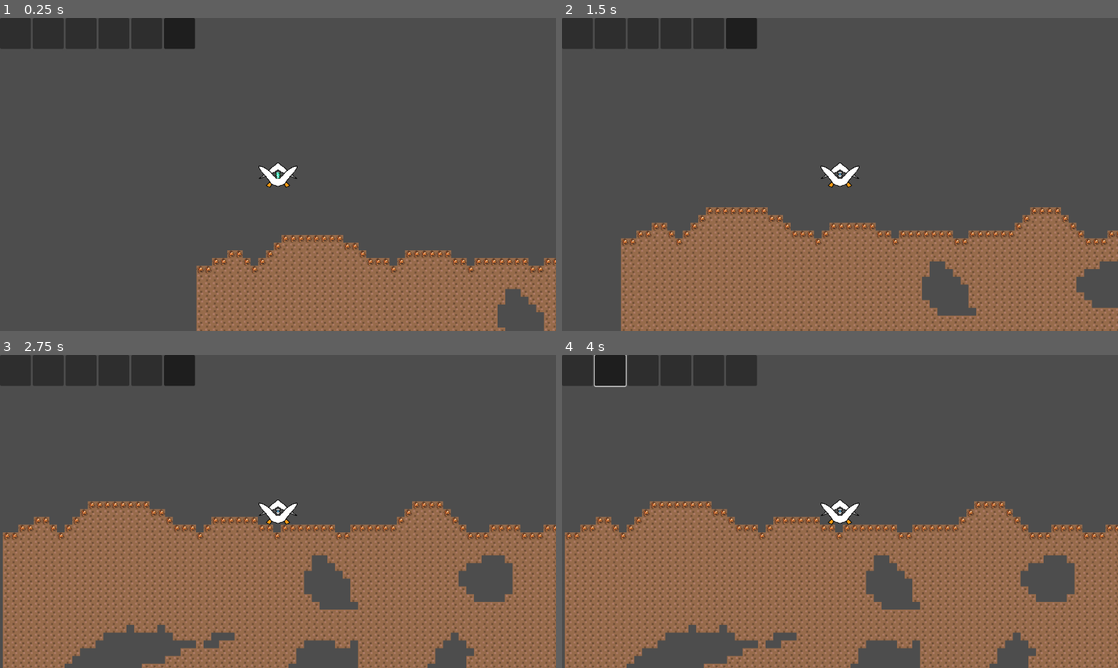
Above: before the commit, frames 1-4 (two rows, left to right).
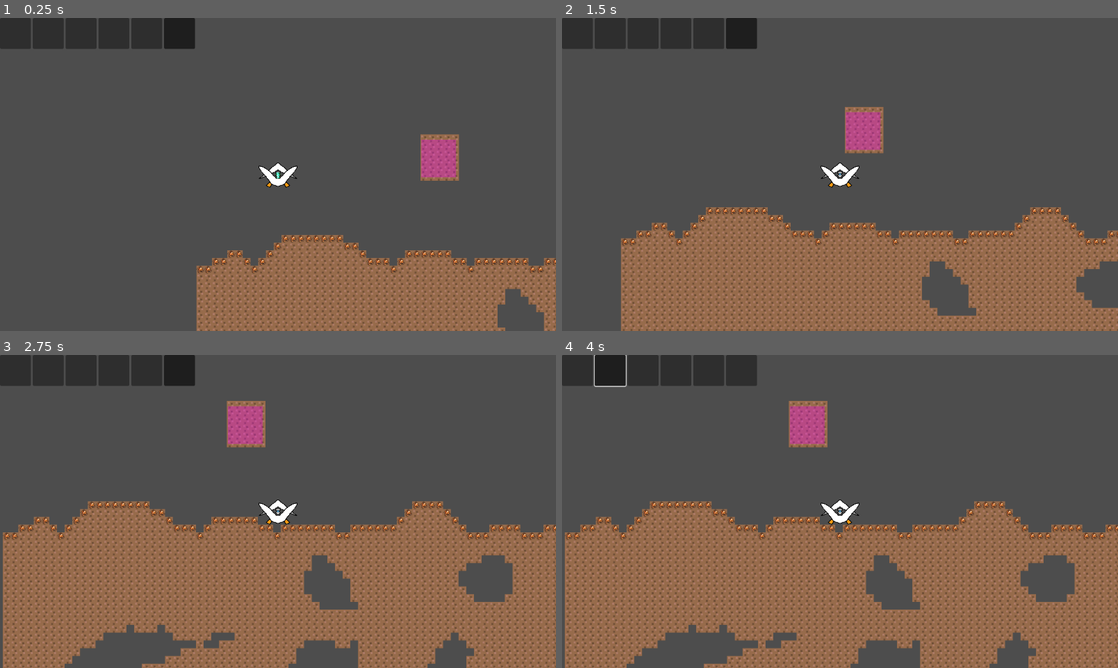
Above: after the commit, the same moments.

Repository: milana-94888u/curiostray
Game: Godot game, scene res://src/scenes/world/world.tscn
Same seed, same stepped clock (60 frames per second), same inputs: the game is played once before the commit and once after it.
Inputs (mouse positions are in pixels of both pictures, inside the frame that each line leads up to):
- Up to frame 1 (0.25 s): no input
- Up to frame 2 (1.5 s): move the mouse to (962, 158) at 0.52 s; hold D (right) from 0.53 s (still down); click (962, 158) at 0.67 s; tap Space (jump) at 0.77 s; move the mouse to (728, 190) at 1.27 s
- Up to frame 3 (2.75 s): tap Space (jump) at 1.52 s; move the mouse to (333, 442) at 2.02 s; release D (right) at 2.03 s; hold A (left) from 2.03 s (still down)
- Up to frame 4 (4 s): release A (left) at 2.75 s; click (578, 370) at 2.75 s; click (612, 370) at 3.5 s

The runs differ from the first frame. In frame 1, 1.0% of the frame differs, in the area x 75-83%, y 37-52%; in frame 2, 1.0%; in frame 3, 1.0%, in the area x 40-48%, y 14-30%; in frame 4, 1.0%.

Commit message:
prepare build block on buildings

Diff:
--- a/src/autoload/block_break_manager.gd
+++ b/src/autoload/block_break_manager.gd
@@ -9,3 +9,6 @@
 
 
 signal place_block(block: InventorySlot)
+
+
+signal blocking_body_set(collision_shape: CollisionShape2D)
--- /dev/null
+++ b/src/scenes/world/BuildBlockingBodiesManager.gd
@@ -0,0 +1,21 @@
+extends Node
+
+
+@export var world: World
+
+
+var blocking_shapes: Array[CollisionShape2D]
+
+
+func _ready() -> void:
+	BlockBreakManager.blocking_body_set.connect(shape_to_tiles)
+
+
+func shape_to_tiles(shape: CollisionShape2D) -> void:
+	var shape_relative := world.to_local(shape.global_position)
+	var shape_rect := shape.shape.get_rect()
+	var topleft := world.local_to_map(shape_relative + shape_rect.position)
+	var bottomright := world.local_to_map(shape_relative + shape_rect.end)
+	for x in range(topleft.x, bottomright.x + 1):
+		for y in range(topleft.y, bottomright.y + 1):
+			world.set_cell(0, Vector2i(x, y), 0, Vector2.ZERO)
--- /dev/null
+++ b/src/scenes/world/building.gd
@@ -0,0 +1,6 @@
+extends Area2D
+
+
+# Called when the node enters the scene tree for the first time.
+func _ready() -> void:
+	BlockBreakManager.blocking_body_set.emit($CollisionShape2D)
--- /dev/null
+++ b/src/scenes/world/building.tscn
@@ -0,0 +1,20 @@
+[gd_scene load_steps=4 format=3 uid="uid://ixkwfi3tpv32"]
+
+[ext_resource type="Script" path="res://src/scenes/world/building.gd" id="1_ltcfw"]
+
+[sub_resource type="RectangleShape2D" id="RectangleShape2D_q843q"]
+size = Vector2(72, 78)
+
+[sub_resource type="PlaceholderTexture2D" id="PlaceholderTexture2D_tlf7e"]
+
+[node name="Building" type="Area2D"]
+script = ExtResource("1_ltcfw")
+
+[node name="CollisionShape2D" type="CollisionShape2D" parent="."]
+position = Vector2(26, 29)
+shape = SubResource("RectangleShape2D_q843q")
+
+[node name="Sprite2D" type="Sprite2D" parent="."]
+position = Vector2(26, 29)
+scale = Vector2(72, 78)
+texture = SubResource("PlaceholderTexture2D_tlf7e")
--- a/src/scenes/world/world.tscn
+++ b/src/scenes/world/world.tscn
@@ -9,6 +9,8 @@
 [ext_resource type="Texture2D" uid="uid://dr25j70rc70vd" path="res://assets/sprites/tilesets/tiles.png" id="7_n2g4n"]
 [ext_resource type="Script" path="res://src/scenes/world/world.gd" id="8_ib7oy"]
 [ext_resource type="PackedScene" uid="uid://cxc0xkdjr21h2" path="res://src/scenes/player/player.tscn" id="11_iomqm"]
+[ext_resource type="Script" path="res://src/scenes/world/BuildBlockingBodiesManager.gd" id="11_ykvhv"]
+[ext_resource type="PackedScene" uid="uid://ixkwfi3tpv32" path="res://src/scenes/world/building.tscn" id="12_ilfws"]
 [ext_resource type="Script" path="res://src/scenes/world/WorldGenerator.gd" id="12_imxky"]
 
 [sub_resource type="TileSetAtlasSource" id="TileSetAtlasSource_s6ptp"]
@@ -109,4 +111,10 @@
 caves_noise = SubResource("FastNoiseLite_kx7j1")
 ores_noise = SubResource("FastNoiseLite_6jyg8")
 
-[node name="BuildBlockingBodiesManager" type="Node" parent="."]
+[node name="BuildBlockingBodiesManager" type="Node" parent="." node_paths=PackedStringArray("world")]
+script = ExtResource("11_ykvhv")
+world = NodePath("..")
+
+[node name="Building" parent="." instance=ExtResource("12_ilfws")]
+modulate = Color(1, 1, 1, 0.313726)
+position = Vector2(476, -171)
Not shown: 1 places in src/scenes/world/world.tscn that only renumber resources
